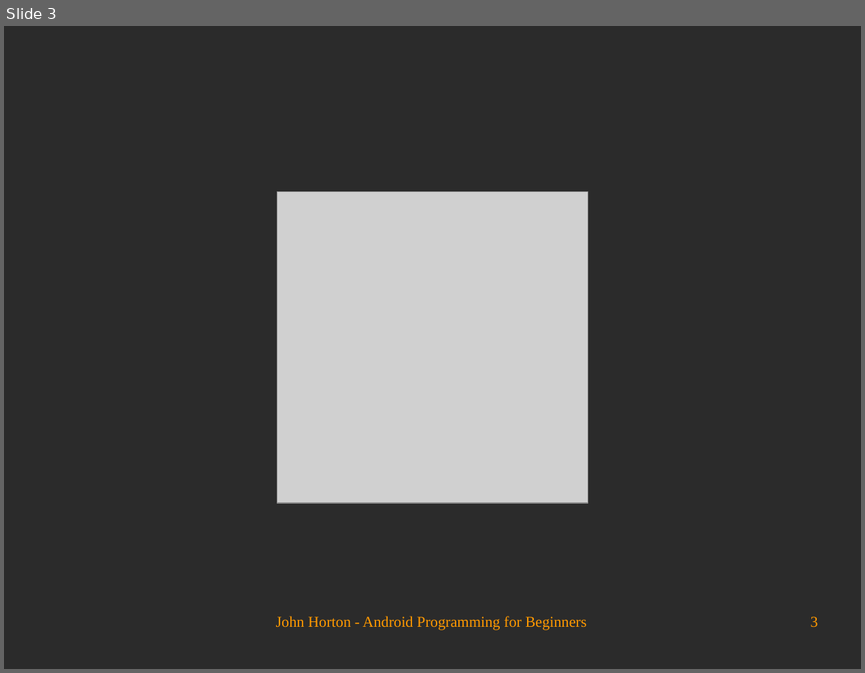
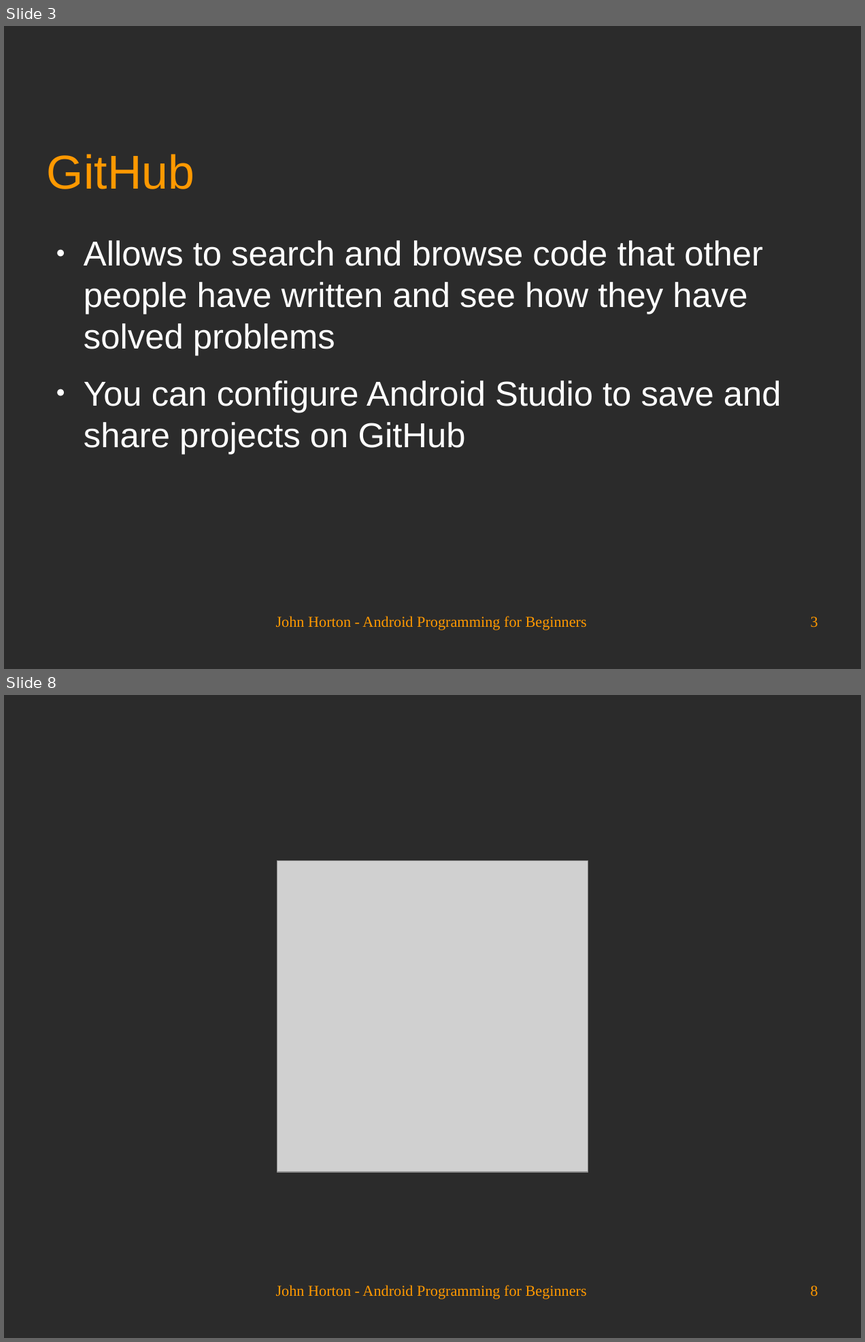
Before and after one commit to Academy-Soft-Intellect/Android-Programming-for-Beginners, a slide deck: 30_Before_You_Go.odp. Shown one above the other, each under a label of ours: slide 3 before the commit, slides 3 and 8 after it; the slides between them are not shown. The pictures are 865x673 and 865x1342 pixels, drawn with LibreOffice and Linux fonts; fonts in the diff are those of the drawing; grey boxes stand for pictures; background and template pictures are left out; a plain dark background stands for a picture behind light text. Boxes give left, top, right and bottom in pixels: in the first picture for what was removed or moved away, otherwise in the second. Text is boxed around its words. In the diff, an @@ line names an element or a change of style, - is before the commit and + after.

```diff
--- a/30_Before_You_Go.odp
+++ b/30_Before_You_Go.odp
@@ slide 3 added at [4,26,861,669], background picture (left out) @@
@@ title added at [47,154,194,189], 44 pt, text #FF9900 @@
+GitHub
@@ text added at [84,240,781,454], 32 pt, text #FFFFFF @@
+● Allows to search and browse code that other people have written and see how they have solved problems
+● You can configure Android Studio to save and share projects on GitHub
@@ text added at [276,616,587,630], 14 pt, text #FF9900 @@
+John Horton - Android Programming for Beginners
@@ page number added at [810,616,818,627], 14 pt, text #FF9900 @@
+3
@@ what was slide 3 is now slide 8 @@
@@ page number at [810,1285,818,1295]: text changed @@
-3
+8
```
Also in this commit, not shown: 2 slides changed, 4 other slides added.
